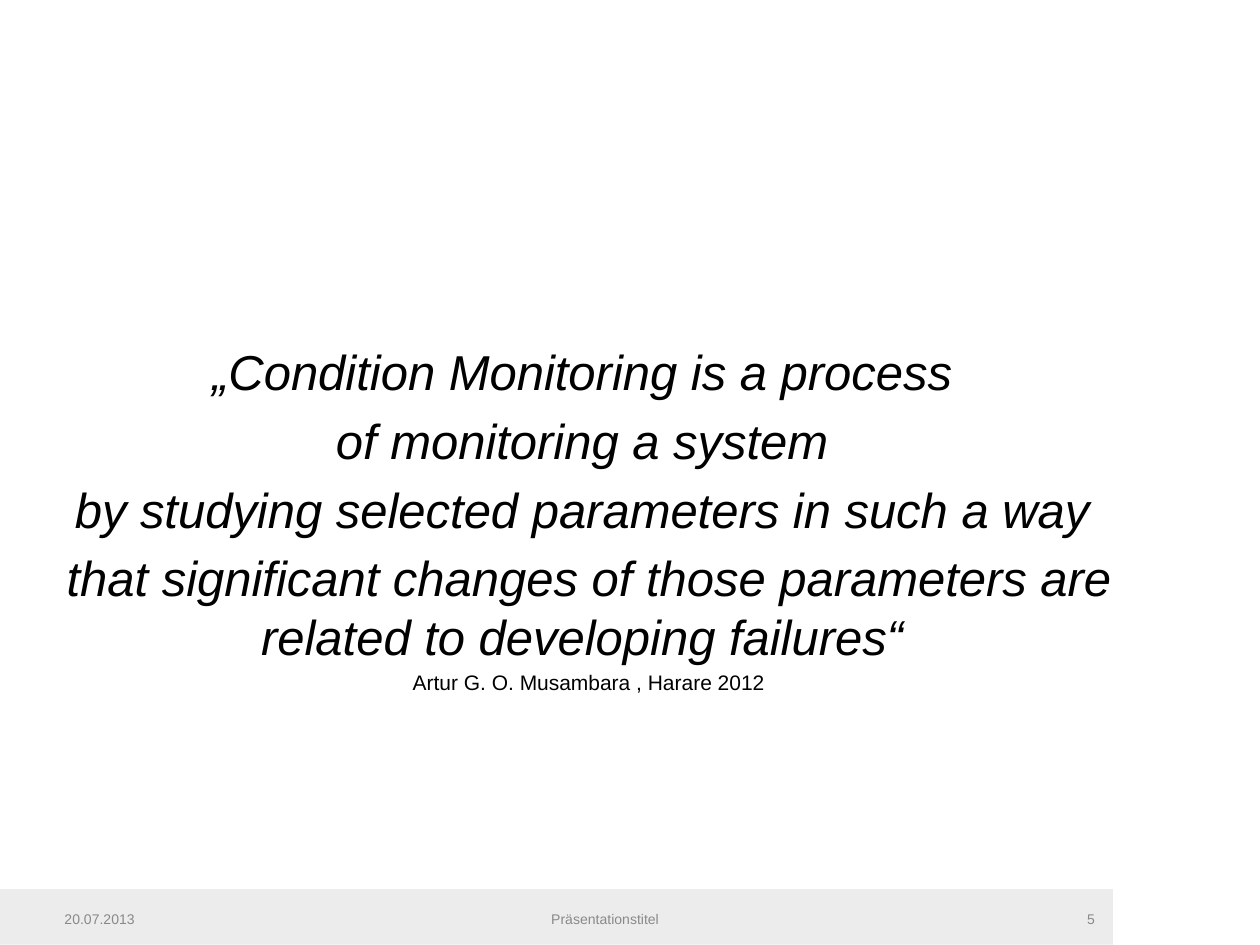
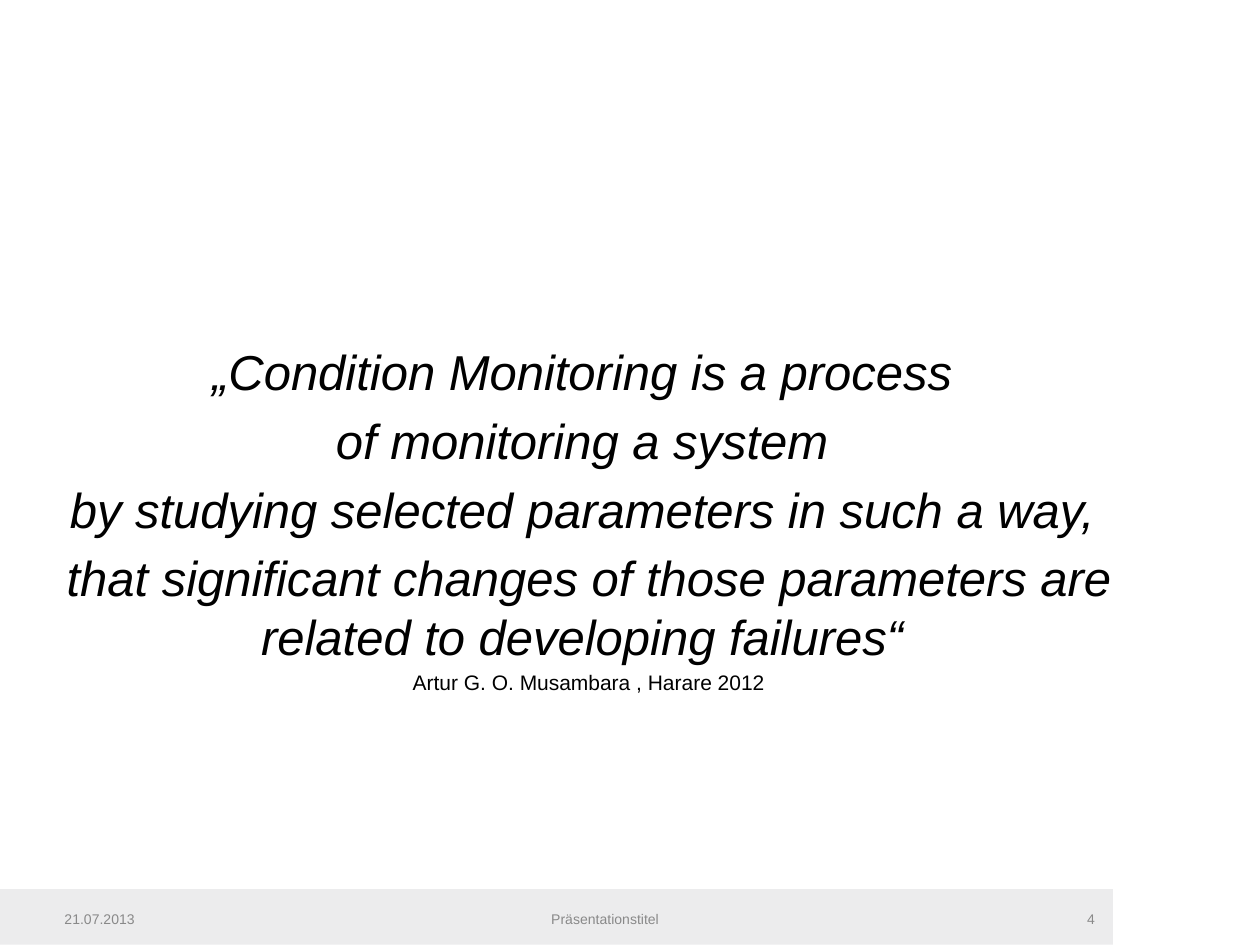
Before and after one commit to fera0013/MasterThesis, a slide deck: slide 4 of Documentation/SemiSupervisedMethodsInConditionMonitoring1.pptx (slide 5 before the commit). Drawn at 1260x945 pixels with LibreOffice and Linux fonts; fonts in the diff are those of the drawing; background and template pictures are left out. Boxes give left, top, right and bottom in pixels: in the first picture for what was removed or moved away, otherwise in the second. Text is boxed around its words. In the diff, an @@ line names an element or a change of style, - is before the commit and + after.

Commit message:
Outlier Detection in Condition Monitoring Presentation

```diff
--- a/Documentation/SemiSupervisedMethodsInConditionMonitoring1.pptx
+++ b/Documentation/SemiSupervisedMethodsInConditionMonitoring1.pptx
@@ text at [70,492,1094,538]: text changed @@
-by studying selected parameters in such a way
+by studying selected parameters in such a way,
@@ text at [64,914,134,924]: text changed @@
-20.07.2013
+21.07.2013
@@ page number at [1087,914,1095,924]: text changed @@
-5
+4
```
Also in this commit, not shown: 107 other slides changed, 23 slides added, 3 slides removed, 2 other files.
